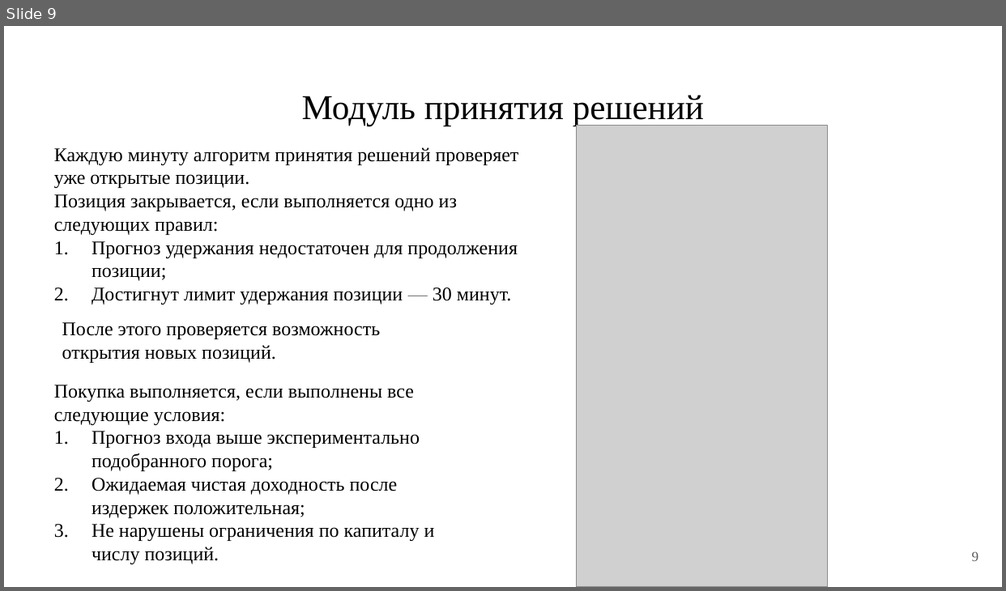
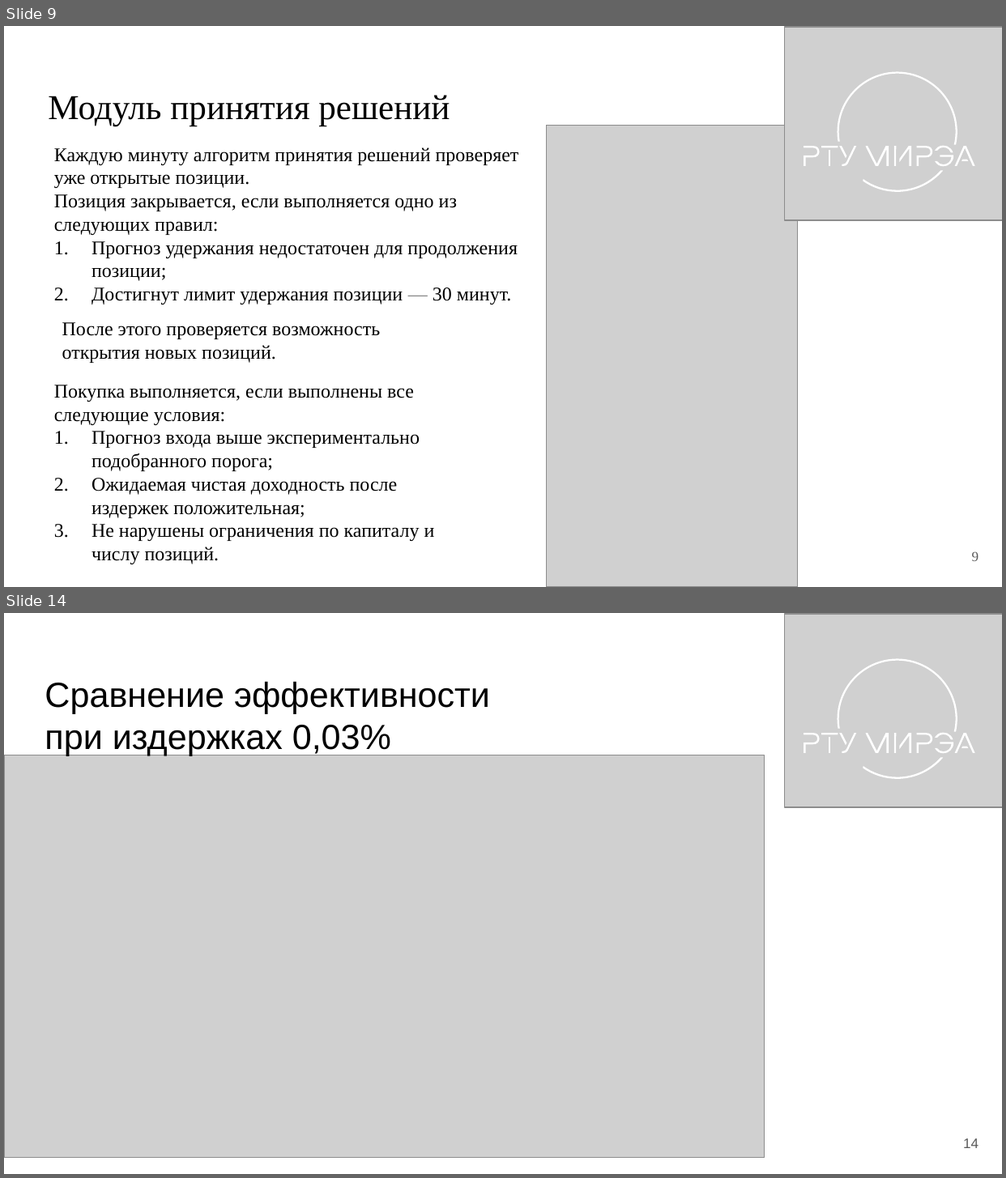
Before and after one commit to PetrovKirill00/BKP, a slide deck: docs/Презентация.pptx. Shown one above the other, each under a label of ours: slide 9 before the commit, slides 9 and 14 after it; the slides between them are not shown. The pictures are 1006x591 and 1006x1178 pixels, drawn with LibreOffice and Linux fonts; fonts in the diff are those of the drawing; grey boxes stand for pictures. Boxes give left, top, right and bottom in pixels: in the first picture for what was removed or moved away, otherwise in the second. Text is boxed around its words. In the diff, an @@ line names an element or a change of style, - is before the commit and + after.

```diff
--- a/docs/Презентация.pptx
+++ b/docs/Презентация.pptx
@@ slide 14 added at <box>4,613,1002,1174</box>, background #FFFFFF @@
@@ picture added at <box>785,614,1002,807</box> @@
@@ group added at <box>803,659,975,780</box>: 15 freeform shapes @@
@@ title added at <box>44,681,490,756</box>, 25.2 pt, text #000000 @@
+Сравнение эффективности
+при издержках 0,03%
@@ picture added at <box>4,756,765,1158</box> @@
@@ page number added at <box>963,1139,978,1148</box>, 10 pt, text #595959 @@
+14
@@ slide 9 changed as well @@
@@ picture added at <box>785,27,1002,220</box> @@
@@ group added at <box>803,72,975,193</box>: 15 freeform shapes @@
@@ title "Модуль принятия решений" at <box>48,95,450,126</box>: alignment centre to left @@
@@ picture: place and size @@
-picture at <box>576,126,827,587</box>
+picture at <box>547,126,799,587</box>
```
Also in this commit, not shown: 9 other slides changed, 5 other slides added, 3 slides removed, 6 other files.
